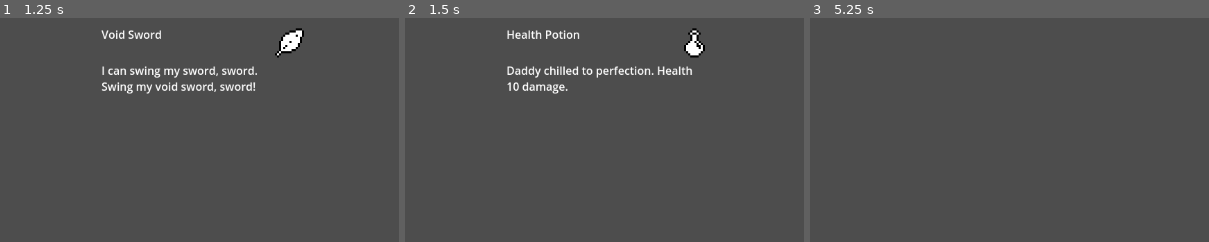
Above: before the commit, frames 1-3 (left to right).
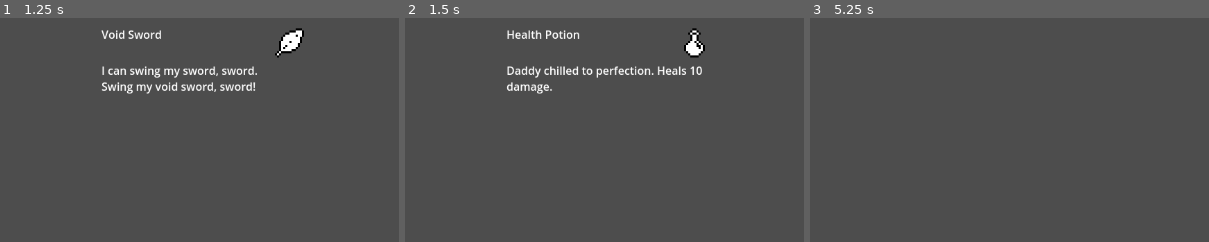
Above: after the commit, the same moments.

Repository: nujank/inventory_tut
Game: Godot game, scene res://main.tscn
The game is run twice, just before and just after one commit, with the same random seed, the same clock (stepped at 60 frames per second) and the same inputs.
Inputs:
- Up to frame 1 (1.25 s): click "[right]1[/right]" at 0.5 s
- Up to frame 2 (1.5 s): click "[right]5[/right]" at 1.25 s
- Up to frame 3 (5.25 s): click "[right]4[/right]" at 2 s; click "[right]3[/right]" at 2.75 s; click "[right]2[/right]" at 3.5 s; click "[right]1[/right]" at 4.25 s; click "[right]99[/right]" at 5 s
The pictures show only the part of the screen within x 27-76%, y 0-50%; the shares and areas given below are measured in that part.

Frame 1 is identical in both runs. In frame 2, 0.5% of the frame differs, in the area x 25-75%, y 21-34%; in frame 3, nothing differs.

Commit message:
cleaned up a bit and added comments

Diff:
--- a/assets/items/health_potion.tres
+++ b/assets/items/health_potion.tres
@@ -13,6 +13,6 @@
 on_used_effect = SubResource("Resource_hadav")
 id = "health_potion"
 name = "Health Potion"
-description = "Daddy chilled to perfection. Health 10 damage."
+description = "Daddy chilled to perfection. Heals 10 damage."
 icon = ExtResource("1_5sexw")
 max_stack_size = 10
--- a/inventory/item_data.gd
+++ b/inventory/item_data.gd
@@ -2,23 +2,23 @@
 extends Resource
 
 
+# ItemData is what it says on the tin. Data that consitutes an item.
+# This being a Resource means we can create new ItemData resource instances in
+# the file system. (Check "res://assets/items")
+
+# This should contain all STATIC data that is common between all items. This is a definition.
+
+
+# id is the internal string id of the item. Eventually you could have a ItemDatabase
+# global that loads all item resources from asset/items and stores them in a dictionary
+# with the key being the id
 @export var id: String = "new_item"
+#
 @export var name: String = "New Item"
 @export_multiline var description: String = "My new item."
 @export var icon: Texture = null
 @export var max_stack_size: int = 1
 
-# Change Object to Unit or Character or Entity or whatever
-#func use(unit: Object) -> bool:
-	#return true
 
 func is_stackable() -> bool:
 	return max_stack_size > 1
-
-
-func on_enter_inventory() -> void:
-	pass
-
-
-func on_exit_inventory() -> void:
-	pass
--- a/inventory/item_effect/item_effect.gd
+++ b/inventory/item_effect/item_effect.gd
@@ -2,11 +2,16 @@
 extends Resource
 
 
+# An item effect can be just about anything. Think of these as verbs.
+
+
+# What should happen when effect executes.
 func execute(item_data: ItemData, unit: Object) -> void:
 	#print('item effect execute')
 	pass
 
 
+# What to do if effect finishes. Not needed most of the time but can come in handy.
 func unexecute(item_data: ItemData, unit: Object) -> void:
 	#print('item effect unexecute')
 	pass
--- a/inventory/item_effect/item_effect_debug_print.gd
+++ b/inventory/item_effect/item_effect_debug_print.gd
@@ -1,5 +1,8 @@
 class_name ItemEffectDebugPrint
 extends ItemEffect
+
+
+# A simple ItemEffect that just prints a debug message.
 
 
 @export var message: String
--- a/inventory/item_effect/item_effect_increase_health.gd
+++ b/inventory/item_effect/item_effect_increase_health.gd
@@ -1,5 +1,8 @@
 class_name ItemEffectIncreaseHealth
 extends ItemEffect
+
+
+# An item effect that just heals a unit for an amount of health.
 
 
 @export var amount: float = 1
--- a/inventory/item_inventory.gd
+++ b/inventory/item_inventory.gd
@@ -1,5 +1,9 @@
 class_name ItemInventory
 extends Resource
+
+
+# The ItemInventory class doesn't manage ItemData's directly.
+# Instead it manages a collection of ItemSlots.
 
 
 signal item_slot_added(index: int, item_slot: ItemSlot)
@@ -7,49 +11,76 @@
 signal item_slot_stack_count_changed(index: int)
 
 
+# We declare the size of this inventory and define the slot array
 @export var inventory_size: int = 30
 @export var slots: Array[ItemSlot] = []
 
 
+# When we instantiate a new inventory we want to create enough slots to fill the inventory
+# but set them to null (empty)
 func _init() -> void:
 	for i in inventory_size:
 		slots.push_back(null)
 
 
-# this doesn't belong here. Probably belongs on either the Player
-# or the inventory ui interface. (Or maybe a different one idfk)
-#func use_item(index: int, unit: Unit) -> bool:
-	#return true
-	#
-	#
-#func discard_item(index: int, unit: Unit) -> bool:
-	#return true
-
-
+# When we add items we request the caller to provide the item_data and count of how many items to add.
+# "count" can potentially be larger than the item_data's max_stack_count. So we have to do some extra
+# logic to make sure if we pass in 20 items, but the item_data can only stack to 10, that we create
+# extra item slots to contain the extra items.
 func add_items(item_data: ItemData, count: int = 1) -> int:
+	# So here we track how many items we still want to add to inventory.
+	# At the start we just set it to the total count passed in
 	var stack_count_left: int = count
+
+	# First we wanna go through the inventory slots and find any slots that contain the same
+	# type of item we are trying to add. If we find some, then we add items to it.
+	# So for each slot in our inventory
 	for i in slots.size():
+		# We get the current slot
 		var slot: ItemSlot = get_slot_at(i)
+		# If that slot is empty we continue to the next slot
 		if slot == null:
 			continue
 
+		# If we find a slot that is NOT full and contains the same type of item we are trying to add
 		if slot.item_data.id == item_data.id && slot.is_stack_full() == false:
+			# Increase stack count takes in a number of items to add and returns the number of items
+			# That were NOT able to be added to the slot.
+			# So here we are basically adding as many items to this slot as possible and
+			# just updating the number of items we still need to add.
 			stack_count_left = slot.increase_stack_count(stack_count_left)
 
+
+	# If we've gone through the whole inventory and did not find any more slots that contain
+	# the same type of item we are trying to add then we know we need to add a new slot
+	# So if we still have items to add
 	if stack_count_left > 0:
+		# We go through all inventory slots
 		for i in slots.size():
+			# We get the current slot
 			var slot: ItemSlot = get_slot_at(i)
+			# Now if that slot IS empty
 			if slot == null:
+				# We determine the number of items to add to the slot. We can get the min
+				# between the number of items we have left to add and the max_stack_size of the
+				# item we're adding to make sure if we have more items than max_stack_size, we
+				# still just add max_stack_size number of items to the slot
 				var count_to_add: int = min(item_data.max_stack_size, stack_count_left)
+				# Finally create a new ItemSlot, give it the item_data and count_to_add and assign it
+				# to inventory slot position i
 				add_slot_at(i, ItemSlot.new(item_data, count_to_add))
+				# We subtract the number of items we just added to the slot from our remaining
+				# stack count
 				stack_count_left -= count_to_add
+				# If we have no items left to add, break out. We're done!
 				if stack_count_left <= 0:
 					break
 
+	# If we have filled up the inventory and have no more room we return the number of items we were not able to add
 	return stack_count_left
 
 
-# returns number of items that were not added
+# This isn't currently being used.
 func add_items_at(index: int, item_data: ItemData, count: int = 1) -> int:
 	var slot: ItemSlot = get_slot_at(index)
 	if slot == null:
@@ -61,26 +92,42 @@
 	if slot.item_data.id == item_data.id && slot.is_stack_full() == false:
 		return slot.increase_stack_count(count)
 
+	# We return the number of items that were not added to this slot
 	return count
 
 
-# return number of items that were not removed
 func remove_items_at(index: int, count: int = 1) -> int:
+	# We get the slot at the index we pass in
 	var slot: ItemSlot = get_slot_at(index)
 
+	# If that slot is already empty, we can't remove items from this slot
 	if slot == null:
+		# So we return the number of items we were not able to remove, which is the same
+		# number of items we passed in
 		return count
 
+	# If the slot is NOT empty though
 	if slot.is_stack_empty() == false:
+		# We try to remove count number of items from the slot
+		# and decrease_stack_count() returns the number of items we were not able to remove
+		# from the slot
 		var remainder: int = slot.decrease_stack_count(count)
+		# If the slot has no more items in it
 		if slot.is_stack_empty():
+			# Set the slot to be null.
+			# We have to do this because is_stack_empty() just deals with stack_count
+			# Meaning the slot still points to an item_data.
+			# Nulling it makes it fully empty
 			slots[index] = null
 
+		# Return number of items that were not removed
 		return remainder
 
+	# return number of items that were not removed
 	return count
 
 
+# Self explanitory, I hope.
 func get_item_at(index: int) -> ItemData:
 	var slot: ItemSlot = get_slot_at(index)
 
@@ -90,27 +137,34 @@
 	return slot.item_data
 
 
-# slots
+# SLOT MANAGEMENT
 func add_slot_at(index: int, item_slot: ItemSlot) -> bool:
+	# If we already have a slot at this index, bail
 	if get_slot_at(index) != null:
 		return false
 
+	# We listen to the item_slot for when it count changes
 	item_slot.stack_count_changed.connect(func(count):
 		on_item_slot_stack_count_changed(index, count)
 	)
 
+	# We set the item_slot in the inventory at index
 	slots[index] = item_slot
 
+	# Then we signal out that a slot (item_slot) was added at index
 	item_slot_added.emit(index, item_slot)
 	return true
 
 
 func remove_slot_at(index: int) -> bool:
+	# If there is no slot to remove, bail
 	if get_slot_at(index) == null:
 		return false
 
+	# Null out slot at index
 	slots[index] = null
 
+	# Signal out that a slot was removed at index
 	item_slot_removed.emit(index)
 	return true
 
@@ -123,6 +177,8 @@
 	return slots[index]
 
 
+# Here we are just swapping item slots. Not used currently. But could be used for
+# drag and drop swapping at some point.
 func swap_item_slots(slot_a: ItemSlot, slot_b: ItemSlot) -> bool:
 	var item_data: ItemData = slot_a.item_data
 	var stack_count: int = slot_a.stack_count
@@ -135,6 +191,7 @@
 	return true
 
 
+# This is also not used. Just attempts to move as many items from one slot to another.
 func attempt_move_stacks_into(slot_a: ItemSlot, slot_b: ItemSlot) -> bool:
 	if slot_a == null || slot_b == null: return false
 	if slot_a.item_data == null || slot_b.item_data == null: return false
@@ -150,20 +207,12 @@
 	return true
 
 
-#func are_item_slots_different(slots: Array[ItemSlot]) -> bool:
-	#var last_item_slot_checked: ItemSlot = slots[0]
-	#for i in range(1, slots.size()):
-		#if slots[i].item_data == last_item_slot_checked.item_data:
-			#return false
-			#
-	#return true
-
-
 func clear_item_slots() -> void:
 	for i in inventory_size:
 		remove_slot_at(i)
 
 
+# Debug prints the contents of the inventory. Not needed.
 func debug_print() -> void:
 	var ret: String = "["
 	for slot in slots:
@@ -177,6 +226,8 @@
 	print(ret)
 
 
+# When an item slot's stack count changes we want to remove the slot if it's empty of items.
+# If it's not empty though we wanna signal out that the slot's stack count at index has changed
 func on_item_slot_stack_count_changed(index: int, count: int) -> void:
 	if count <= 0:
 		remove_slot_at(index)
--- a/inventory/item_slot.gd
+++ b/inventory/item_slot.gd
@@ -1,14 +1,23 @@
 class_name ItemSlot
 extends Resource
+
+
+# An ItemSlot is an object that represents a stack of ItemData's.
 
 
 signal stack_count_changed(count: int)
 
 
+# This is the item_data this slot represents.
 @export var item_data: ItemData
+# And this is the current number of that item_data we have in this slot.
 @export var stack_count: int = 1
 
 
+# When we instantiate a new slot we must give it an item_data to represent as well as a number of
+# those items it contains.
+# Note that we default the stack_count param to 1 so we don't have to include it when
+# creating a slot with only 1 item.
 func _init(item_data: ItemData, stack_count: int = 1) -> void:
 	set_item_data(item_data)
 	set_stack_count(stack_count)
@@ -18,17 +27,31 @@
 	self.item_data = item_data
 
 
+# We want to increase the number of items in this slot, but if we attempt to add too many items
+# we return the number of items we could not add to this slot.
 func increase_stack_count(amount: int) -> int:
+	# Calculate the total count of our current stack_count plus the amount we want to add.
 	var sum: int = stack_count + amount
+	# If we are attempting to add too many items
 	if sum > item_data.max_stack_size:
+		# We calculate the amount of items from "sum" that we can't add to the slot
 		var remainder: int = sum - item_data.max_stack_size
+		# We set the stack count to be a full stack
 		set_stack_count(item_data.max_stack_size)
+		# And return the number of items we couldnt add
 		return remainder
 
+	# If we did not attempt to add too many items then set the stack count to the number
+	# of items we want to add
 	set_stack_count(sum)
+
+	# We were able to add all items so there were no items to return
 	return 0
 
 
+# In a similar way to increase_stack_count, we want to decrease the number of items in a slot
+# but if we attempt to remove too many items we want to return the number of items we were not
+# able to remove.
 func decrease_stack_count(amount: int) -> int:
 	var sum: int = stack_count - amount
 	if sum <= 0:
@@ -40,11 +63,16 @@
 	return 0
 
 
+# Ideally by the time we call this method we should have done some
+# checking to make sure we aren't setting the stack count to an invalid number.
+# But just in case we clamp the amount between 0 and max_stack_size
 func set_stack_count(amount: int) -> void:
 	stack_count = clampi(amount, 0, item_data.max_stack_size)
+	# When a slots stack count changes other things may want to know about it,
+	# so we emit a signal to let them know.
 	stack_count_changed.emit(stack_count)
 
-
+# These functions should be straightforward hopefully
 func is_stack_full() -> bool:
 	return stack_count >= item_data.max_stack_size
 
--- a/inventory/items/item_data_consumable.gd
+++ b/inventory/items/item_data_consumable.gd
@@ -2,13 +2,29 @@
 extends ItemData
 
 
+# ItemDataConsumable is a data class that defines an item that can be consumed.
+# Important to note consumables aren't just edible items but any items that have
+# functionality that is triggered when using it.
+
+
+# It should contain all STATIC data that is common to all consumable items.
+# Since we are extending ItemData we also have all of it's properties too.
+
+
+# Consumable items have a behavior that is triggered when using
 @export var on_used_effect: ItemEffect = null
 
 
+# When we use an item we must give it a Unit/Entity that is using the item.
+# Change Object to whatever your base Unit/Entity class is.
 func use(unit: Object) -> bool:
+	# If we have an effect to trigger when used
 	if on_used_effect != null:
+		# We execute the effect, passing in this consumable item and the unit using the item
 		on_used_effect.execute(self, unit)
 	return true
 
+
+# Not used.
 func can_use(unit: Object) -> bool:
 	return true
--- a/inventory/items/item_data_weapon.gd
+++ b/inventory/items/item_data_weapon.gd
@@ -2,4 +2,13 @@
 extends ItemData
 
 
+# ItemDataWeapon is a data class that defines a weapon.
+
+# It should contain all STATIC data that is common between all weapons.
+# Since we are extending ItemData we also have all of it's properties too.
+
+
+# You'll probably want to give weapons a model scene for visuals.
+# You might even have stuff like particle effects or something here.
+@export var model: PackedScene
 @export var damage: int = 0
--- a/inventory_ui/inventory_ui.gd
+++ b/inventory_ui/inventory_ui.gd
@@ -1,5 +1,9 @@
 class_name InventoryUI
 extends PanelContainer
+
+
+# The InventoryUI is the visual counter part to ItemInventory.
+# It manages a collection of ItemSlotUI's located in slot_container
 
 
 signal item_slot_clicked(index: int)
@@ -17,6 +21,7 @@
 	pass
 
 
+# We assign an inventory for this InventoryUI to represent.
 func setup(inventory: ItemInventory) -> void:
 	self.inventory = inventory
 
@@ -27,6 +32,9 @@
 	inventory.item_slot_stack_count_changed.connect(on_player_inventory_item_slot_stack_count_changed)
 
 
+# Here we clear any existing ItemSlotUI nodes, then iterate through the inventory and create
+# new slot uis for each inventory slot.
+# We have to assign an item slot to each slot ui and then we listen for events.
 func populate_slot_grid(inventory: ItemInventory) -> void:
 	for child in slot_container.get_children():
 		child.queue_free()
@@ -60,14 +68,18 @@
 			slot.focus_mode = Control.FOCUS_ALL
 
 
+# When we receive the connected signal on line 47 above we just wanna piggy back the signal up and out.
 func on_slot_ui_hovered(index: int) -> void:
 	item_slot_hovered.emit(index)
 
 
+# Same as above.
 func on_slot_ui_clicked(index: int) -> void:
 	item_slot_clicked.emit(index)
 
 
+# When a new item slot is added to the item inventory we get the corresponding slot ui
+# and assign the passed in item slot to it. If we don't have a slot ui we just bail.
 func on_player_inventory_item_slot_added(index: int, item_slot: ItemSlot) -> void:
 	var slot_ui: ItemSlotUI = get_slot_ui(index)
 	if slot_ui == null: return
@@ -75,6 +87,7 @@
 	slot_ui.set_item_slot(item_slot)
 
 
+# Same as above but just clearing the slot ui instead
 func on_player_inventory_item_slot_removed(index: int) -> void:
 	var slot_ui: ItemSlotUI = get_slot_ui(index)
 	if slot_ui == null: return
@@ -82,6 +95,7 @@
 	slot_ui.set_item_slot(null)
 
 
+# Same as above but setting slot ui's stack count label
 func on_player_inventory_item_slot_stack_count_changed(index: int, count: int) -> void:
 	var slot_ui: ItemSlotUI = get_slot_ui(index)
 	if slot_ui == null: return
--- a/inventory_ui/item_info_panel.gd
+++ b/inventory_ui/item_info_panel.gd
@@ -1,5 +1,8 @@
 class_name ItemInfoPanel
 extends VBoxContainer
+
+
+# Simple little tooltip node that can be assigned an item_data to display info
 
 
 @onready var selected_item_name_label: RichTextLabel = $HBoxContainer/SelectedItemNameLabel
--- a/inventory_ui/item_slot_ui.gd
+++ b/inventory_ui/item_slot_ui.gd
@@ -1,5 +1,8 @@
 class_name ItemSlotUI
 extends TextureButton
+
+
+# This is the visual counterpart to ItemSlot
 
 
 signal hovered(index: int)
@@ -23,12 +26,8 @@
 	pressed.connect(on_pressed)
 
 
-#func _gui_input(event: InputEvent) -> void:
-	#if event is InputEventMouseButton && event.button_index == MOUSE_BUTTON_LEFT:
-		#if event.pressed == true:
-			#clicked.emit()
-
-
+# When we assign this item slot ui an item slot we really just need to make some stuff visible,
+# And make sure the icon and label info is correct.
 func set_item_slot(item_slot: ItemSlot) -> void:
 	item_icon.visible = true
 	stack_count_label.visible = true
@@ -50,6 +49,9 @@
 	stack_count_label.text = "[right]" + str(count) + "[/right]"
 
 
+# when mouse enters we grab focused and emit that the this slot is being hovered.
+# InventoryUI listens for hovered and clicked signals from this script and then just
+# emits it's own respective signals.
 func on_mouse_entered() -> void:
 	hovered.emit(get_index())
 	grab_focus()
@@ -59,13 +61,17 @@
 	release_focus()
 
 
+# When we hover over this slot ui make the color rect gray
 func on_focus_entered() -> void:
 	$ColorRect.color = Color.GRAY
 
 
+# Reset color rect to initial color when lost focus.
 func on_focus_exited() -> void:
 	$ColorRect.color = initial_color
 
 
+# When we click on the slot ui emit clicks. InventoryUI listens for this signal and then emits it's
+# own respective signal.
 func on_pressed() -> void:
 	clicked.emit(get_index())
--- a/main.gd
+++ b/main.gd
@@ -2,42 +2,123 @@
 extends Node3D
 
 
+# NOTE: Code is not final. Some methods are not used but are there to give an idea of
+# what can be done when more fleshed out.
+
+# Core scripts at a glance:
+
+	# DATA/LOGIC SIDE
+	# ItemInventory - The core inventory script. Main responsibility is managing a collection of ItemSlot's
+	# ItemSlot - Represents a single stack of ItemData's
+	# ItemData - The base item data resource.
+		# ItemDataWeapon - Base weapon item data.
+		# ItemDataConsumable - Base consumable item data.
+	# ItemEffect - An object that represents some behavior that can be executed when items are used.
+		# ItemEffectDebugPrint
+		# ItemEffectIncreaseHealth
+
+	# VISUAL SIDE
+	# InventoryUI - Responsible for the display of an ItemInventory. Manages a collection of ItemSlotUI's
+	# ItemSlotUI - Responsible for the display of an ItemSlot.
+	# ItemInfoPanel - A simple example tool tip node.
+
+
+# To create a new item create a new ItemData, ItemDataConsumbale or ItemDataWeapon resource inside
+# "res://assets/items/". You can then add it below like void_sword_res for now.
+# Eventually you'll want an ItemDatabase for this. (See ItemData)
+# Selecting the new resource will let you change it's data in inspector. Note On Used Effect for next part.
+
+# To create a new ItemEffect create a new script inside "res://inventory/item_effect"
+# Give it an appropriate class name, like "ItemEffectTeleportRandom".
+# Make sure it extends from ItemEffectConsumbale as only Consumables have an On Use Effect.
+# Inside execute() you'll put whatever logic you'll need to teleport the unit/entity.
+# To give an item the effect, open it's resource in inspector and click On Used Effect drop down then
+# "New ItemEffectTeleportRandom". Expanding it will then let you assign any values exported from the
+# item effect script.
+# You could also give ItemDataWeapon or ItemDataArmor an "on_equipped_effect". It would act just
+# like on_use_effect does in Consumable. The possibilities are endless!
+
+
+# Things yet to be included:
+	# Item pickups. Essentially you'll just create an ItemPickup scene. Make it an area and then in
+			# it's script give it a variable to hold the ItemData that the ItemPickup represents.
+			# When interacting with the ItemPickup just grab the ItemData property from it and add
+			# it to inventory before freeing the ItemPickup node.
+	# Hotbar. Hotbar is basically the exact same as the normal inventory.
+			# Create a new hotbar_inventory: ItemInventory
+			# Create a new InventoryUI in Main scene, call it HotbarInventoryUI.
+			# Boom, you can add/remove items to hotbar just like inventory.
+			# Then to move items between them is as simple as removing item from main inventory and
+			# adding it to hotbar or vice-versa.
+	# AND MANY MORE! But I am le tired.
+
+
+# This ItemInventory class can be used for both main inventory, hotbar or storage.
+# Also this probably wouldnt belong in the main scene or game scene. You'd probably want
+# your Player to contain the inventory.
 var inventory: ItemInventory
+# For example like this.
+#var hotbar_inventory: ItemInventory
+
+# Right now I'm just putting these here for simplicity. But ideally you would have a
+# database of ItemData's
 @export var void_sword_res: ItemData
 @export var health_potion_res: ItemData
 
+# The InventoryUI just renders the state of the Inventory, the items it contains.
 @onready var inventory_ui: InventoryUI = $InventoryUI
+# So for a hotbar you'd need another scene
+#@onready var hotbar_inventory_ui: InventoryUI = $HotbarInventoryUI
+
+# Just a tooltip
 @onready var item_info_panel: ItemInfoPanel = $ItemInfoPanel
 
-
+# Since in this example there is no real Entity I'm using Object as a placeholder.
+# Anywhere I'm passing in an argument of type Object in this code replace it with your Unit/Entity/Whatever.
 var player: Object = null
 
+
 func _ready() -> void:
+	# We create a new inventory
 	inventory = ItemInventory.new()
+	# Add some items to it
 	inventory.add_items(void_sword_res, 1)
 	inventory.add_items(health_potion_res, 5)
 
+	# We have to setup inventory_ui to assign it an inventory to represent
 	inventory_ui.setup(inventory)
 
+	# Then we can listen for some signals from the inventory ui
 	inventory_ui.item_slot_clicked.connect(on_inventory_item_slot_clicked)
 	inventory_ui.item_slot_hovered.connect(on_inventory_item_slot_hovered)
 
 
+# Basically all this is doing is saying:
+# "When we click on an inventory slot ui we want to use that item and remove it from the inventory."
 func on_inventory_item_slot_clicked(index: int) -> void:
-	var slot_ui: ItemSlotUI = get_viewport().gui_get_focus_owner()
-	var slot_index: int = slot_ui.get_index()
-	var item_data: ItemData = inventory_ui.inventory.get_item_at(slot_index)
+	# We get the item at the index from the inventory
+	var item_data: ItemData = inventory_ui.inventory.get_item_at(index)
+	# If we did have an item at that index
 	if item_data != null:
 		print(item_data.name)
+		# And that item is a consumable
 		if item_data is ItemDataConsumable:
+			# Use the item
 			if item_data.use(player) == true:
-				inventory_ui.inventory.remove_items_at(slot_index)
+				# And remove it from inventory
+				inventory_ui.inventory.remove_items_at(index)
 
 
+# Basically, if we hover the mouse over an item slot ui then set the tooltip to display
+# the items data
 func on_inventory_item_slot_hovered(index: int) -> void:
+	# We get the item at the index from the inventory
 	var item_data: ItemData = inventory_ui.inventory.get_item_at(index)
+	# If we dont have an item at the index. (i.e. We are hovering over an item slot ui that has no item)
 	if item_data == null:
+		# Tell tooltip to clear it's display
 		item_info_panel.set_item_data(null)
 		return
 
+	# Otherwise we have an item so we assign the tooltip the item_data
 	item_info_panel.set_item_data(item_data)
Not shown, added: .gitignore
Not shown, removed: maiC0C4.tmp
Not shown, removed: maiDEFA.tmp
